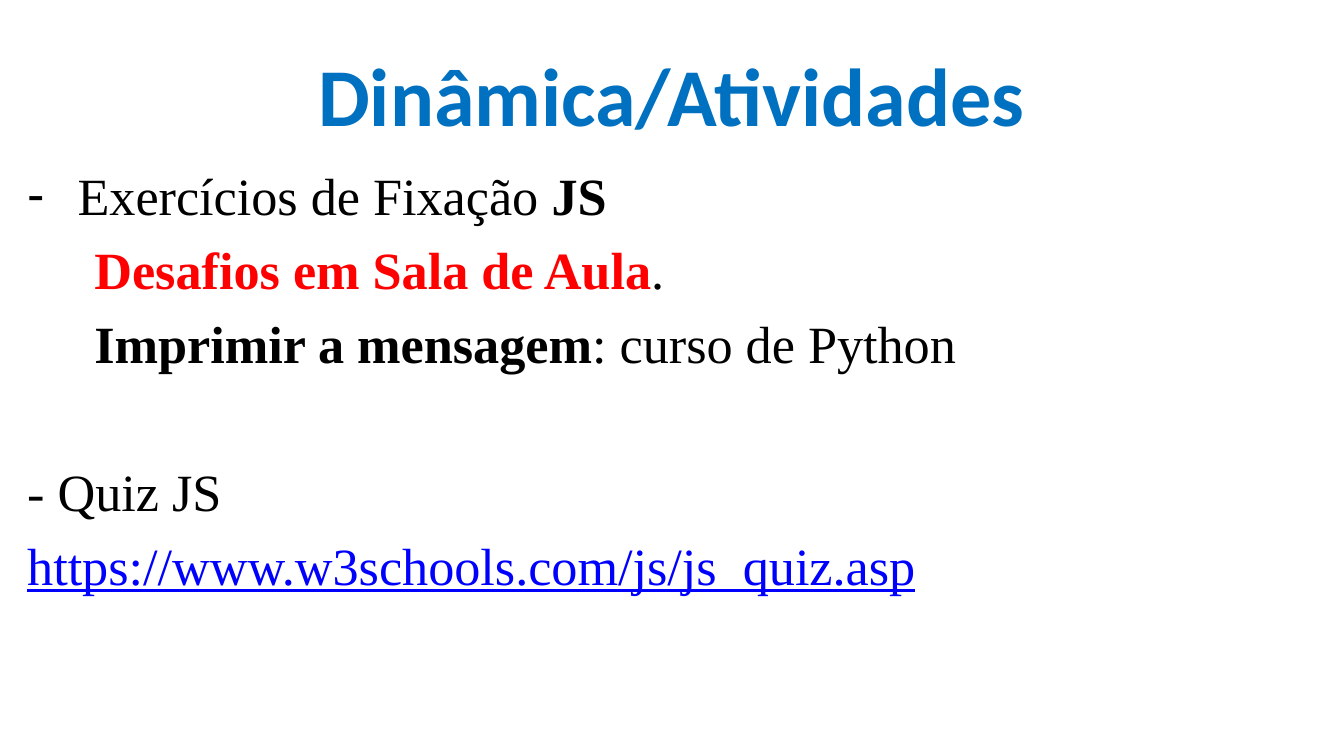
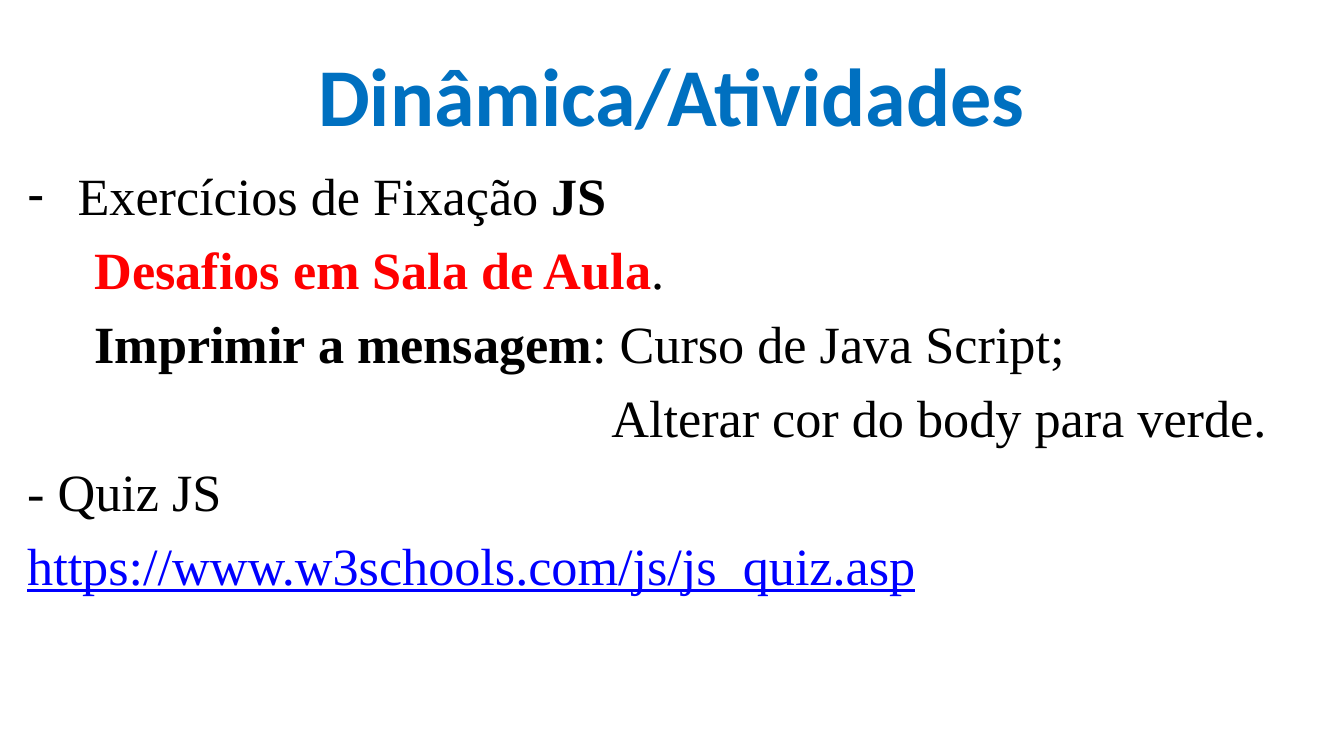
Before and after one commit to CloudEducationBrazil/WydenDesenvolvimentoWebPHP, a slide deck: slide 32 of 01 Classes/Aula 08 Desenvolvimento Web PHP - JS.pptx (slide 23 before the commit). Drawn at 1344x756 pixels with LibreOffice and Linux fonts; fonts in the diff are those of the drawing; background and template pictures are left out. Boxes give left, top, right and bottom in pixels: in the first picture for what was removed or moved away, otherwise in the second. Text is boxed around its words. In the diff, an @@ line names an element or a change of style, - is before the commit and + after.

```diff
--- a/01 Classes/Aula 08 Desenvolvimento Web PHP - JS.pptx
+++ b/01 Classes/Aula 08 Desenvolvimento Web PHP - JS.pptx
@@ text at bbox=[94, 326, 1266, 448]: text changed; bold off @@
-Imprimir a mensagem: curso de Python
+Imprimir a mensagem: Curso de Java Script;
+Alterar cor do body para verde.
```
Also in this commit, not shown: 1 other slide changed, 9 slides added, 2 other files.
